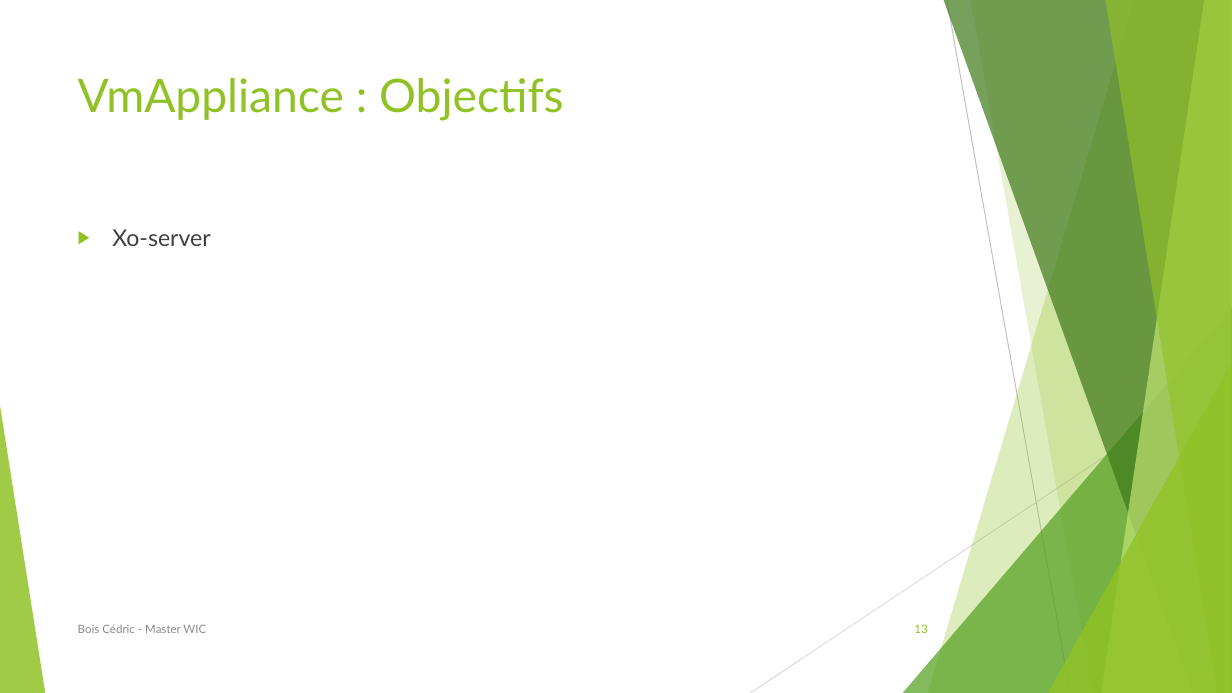
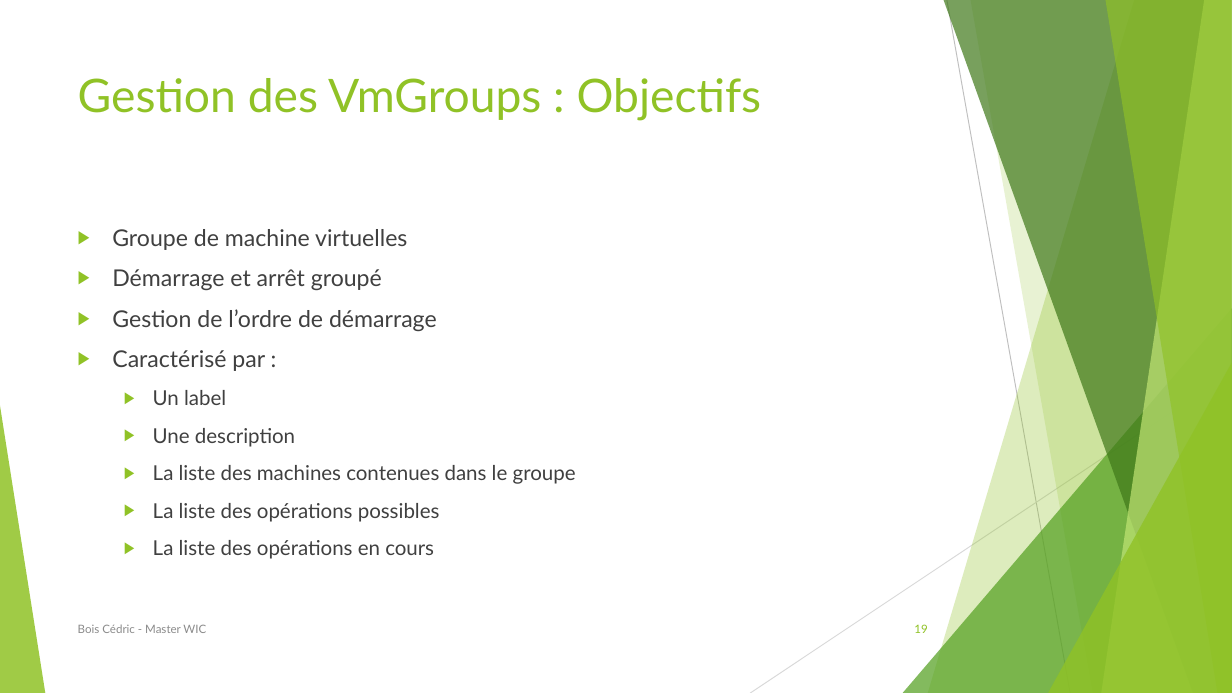
Before and after one commit to BCedric/journalStage, a slide deck: slide 19 of soutenance.pptx (slide 13 before the commit). Drawn at 1232x693 pixels with LibreOffice and Linux fonts; fonts in the diff are those of the drawing. Boxes give left, top, right and bottom in pixels: in the first picture for what was removed or moved away, otherwise in the second. Text is boxed around its words. In the diff, an @@ line names an element or a change of style, - is before the commit and + after.

```diff
--- a/soutenance.pptx
+++ b/soutenance.pptx
@@ title at [78, 78, 762, 121]: text changed @@
-VmAppliance : Objectifs
+Gestion des VmGroups : Objectifs
@@ text at [112, 229, 576, 559]: text changed; size 18 to 16 pt @@
-▶ Xo-server
+▶ Groupe de machine virtuelles
+▶ Démarrage et arrêt groupé
+▶ Gestion de l’ordre de démarrage
+▶ Caractérisé par :
+  ▶ Un label
+  ▶ Une description
+  ▶ La liste des machines contenues dans le groupe
+  ▶ La liste des opérations possibles
+  ▶ La liste des opérations en cours
@@ page number at [914, 624, 927, 633]: text changed @@
-13
+19
```
Also in this commit, not shown: 2 other slides changed, 18 slides added.
